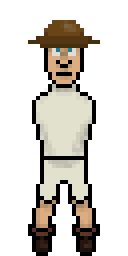
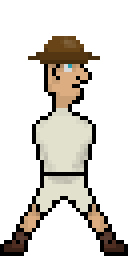
Before/after of a (128, 256) layered artwork. What changed in the layer stack:
added layer "5" above "4" over 0, 36, 128, 256
hid "2", painted on it over 20, 20, 108, 256
